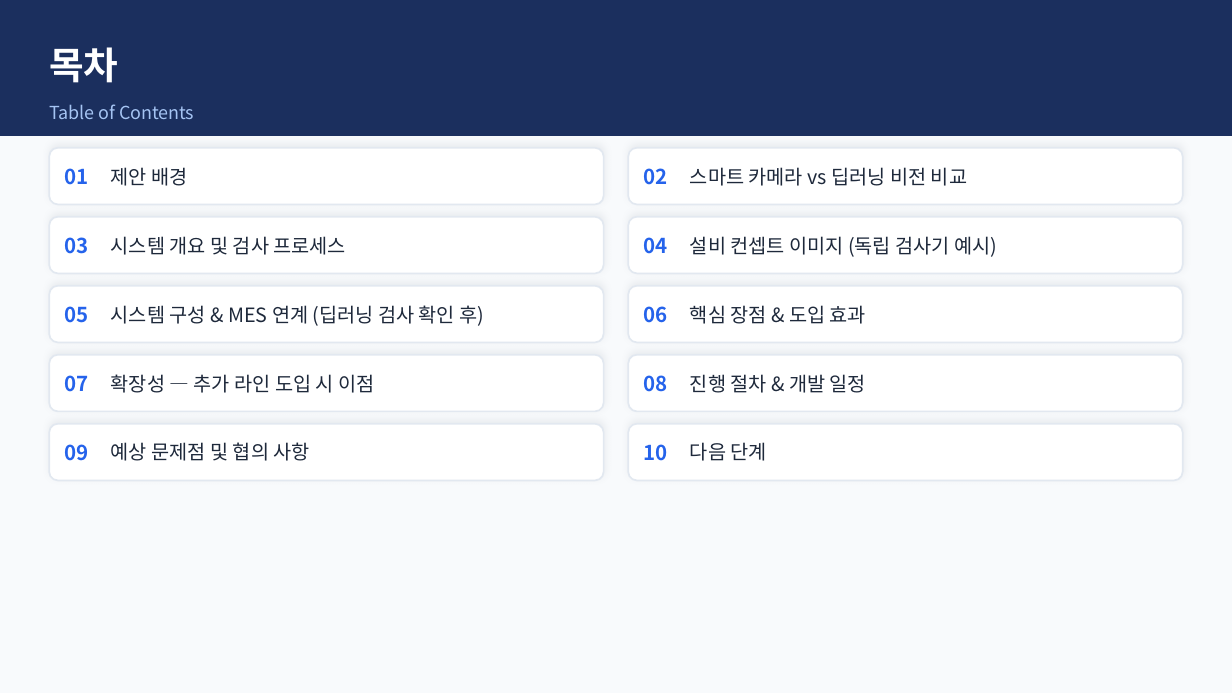
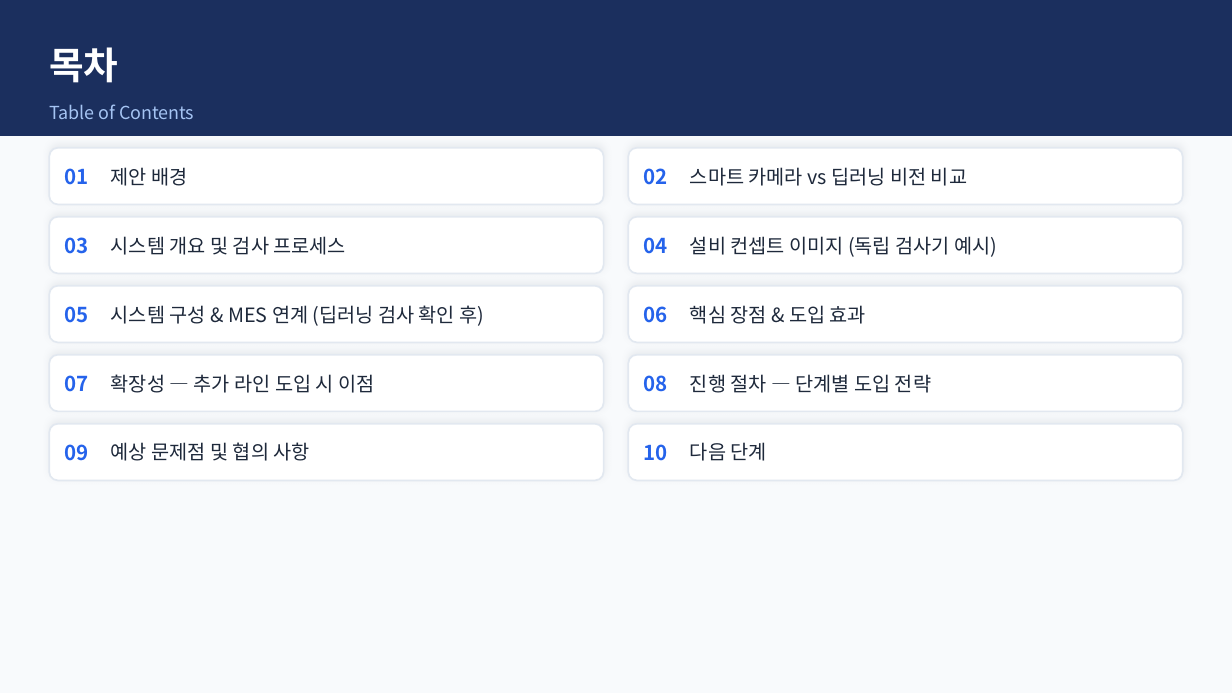
Before and after one commit to Insys-HQ/Insys-review, a slide deck: slide 2 of winnercom.pptx. Drawn at 1232x693 pixels with LibreOffice and Linux fonts; fonts in the diff are those of the drawing. Boxes give left, top, right and bottom in pixels: in the first picture for what was removed or moved away, otherwise in the second. Text is boxed around its words. In the diff, an @@ line names an element or a change of style, - is before the commit and + after.

```diff
--- a/winnercom.pptx
+++ b/winnercom.pptx
@@ text at (x1=690, y1=374, x2=931, y2=393): text changed @@
-진행 절차 & 개발 일정
+진행 절차 — 단계별 도입 전략
```
Also in this commit, not shown: 1 slide added, 1 slide removed.
